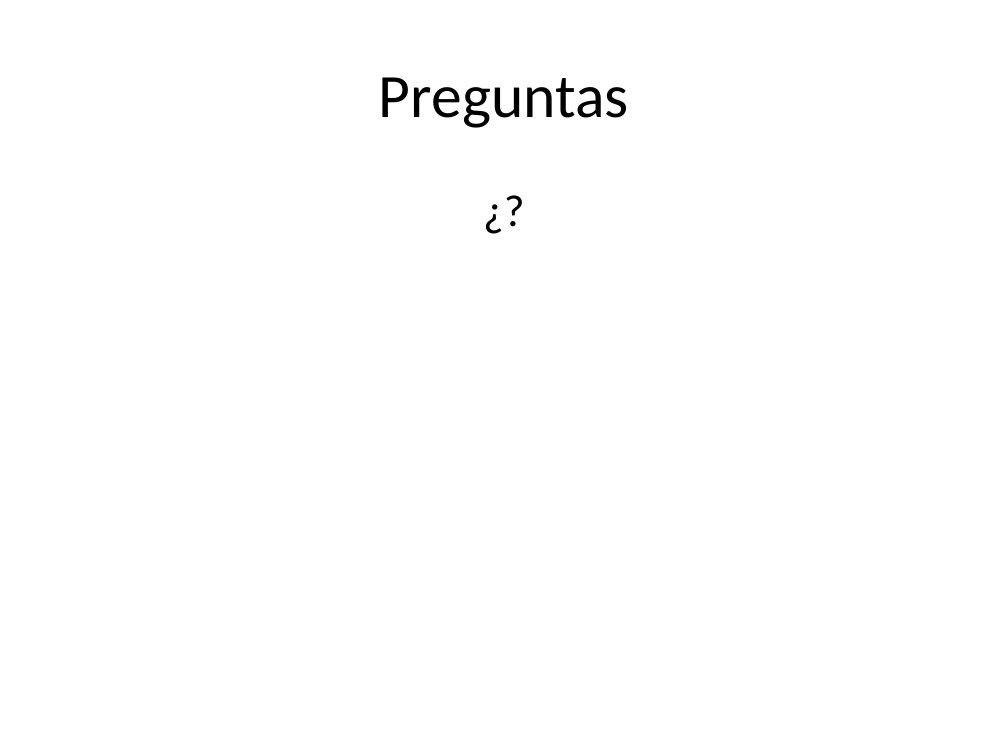
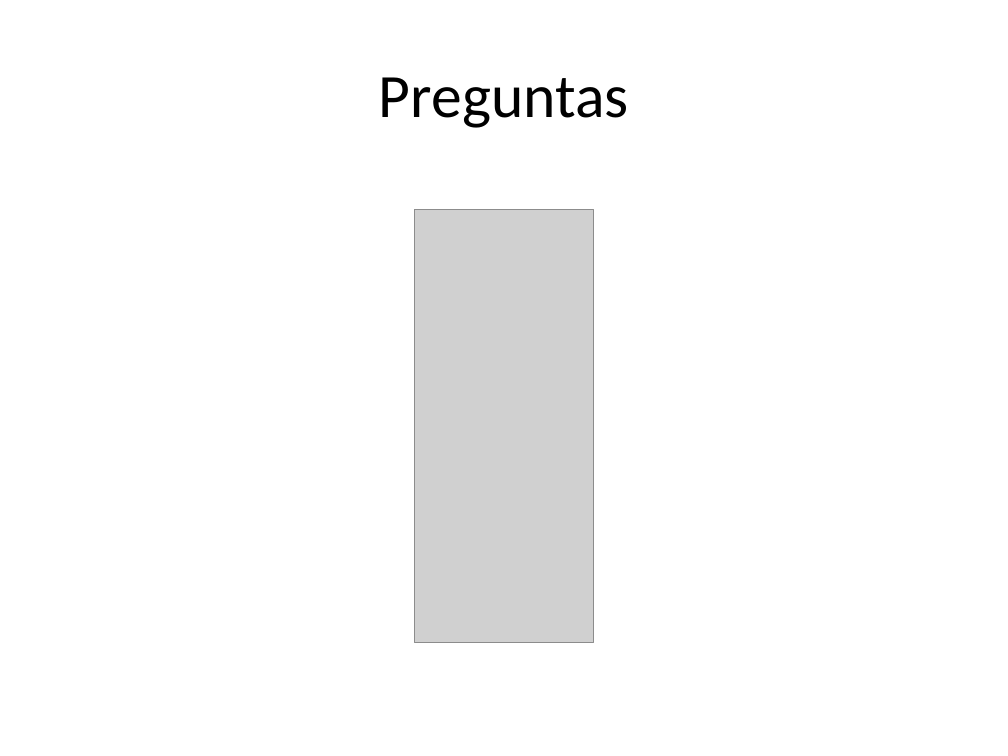
Before and after one commit to alejandrorago/qatesis2, a slide deck: slide 23 of Capitulos Finales/filiminasPeladas.pptx (slide 18 before the commit). Drawn at 1008x756 pixels with LibreOffice and Linux fonts; fonts in the diff are those of the drawing; grey boxes stand for pictures. Boxes give left, top, right and bottom in pixels: in the first picture for what was removed or moved away, otherwise in the second. Text is boxed around its words. In the diff, an @@ line names an element or a change of style, - is before the commit and + after.

```diff
--- a/Capitulos Finales/filiminasPeladas.pptx
+++ b/Capitulos Finales/filiminasPeladas.pptx
@@ text removed at box(50, 176, 958, 675) @@
-¿?
@@ picture added at box(414, 209, 593, 642) @@
```
Also in this commit, not shown: 8 other slides changed, 5 slides added.
